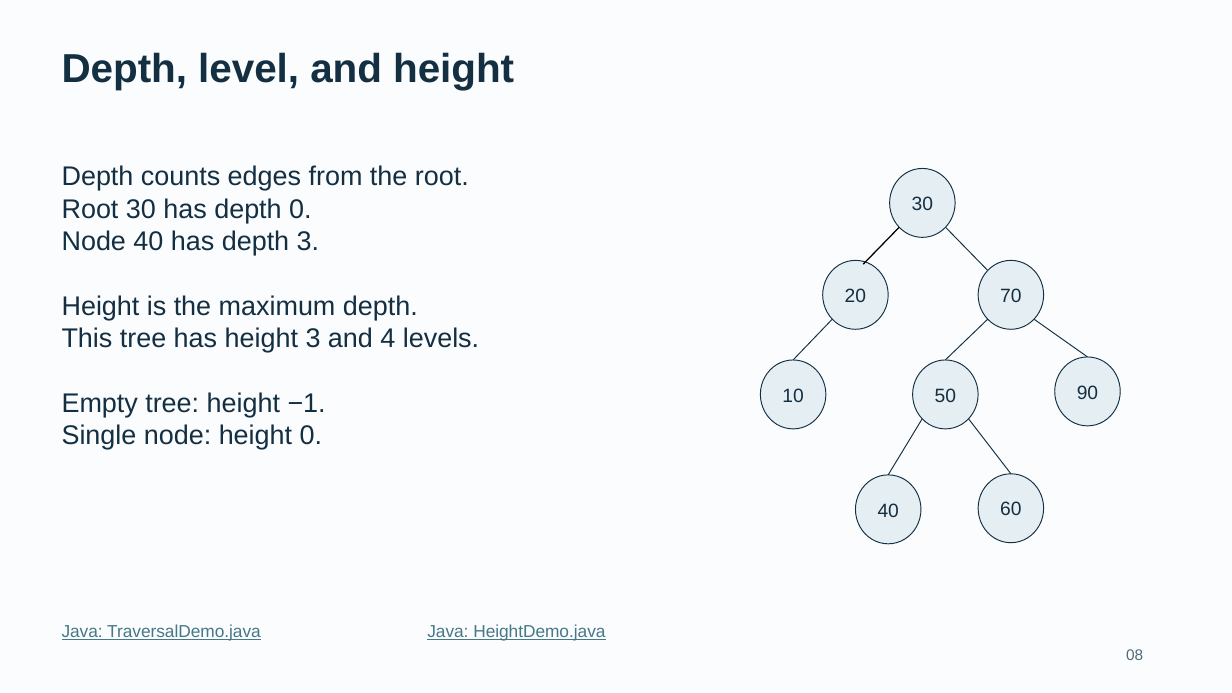
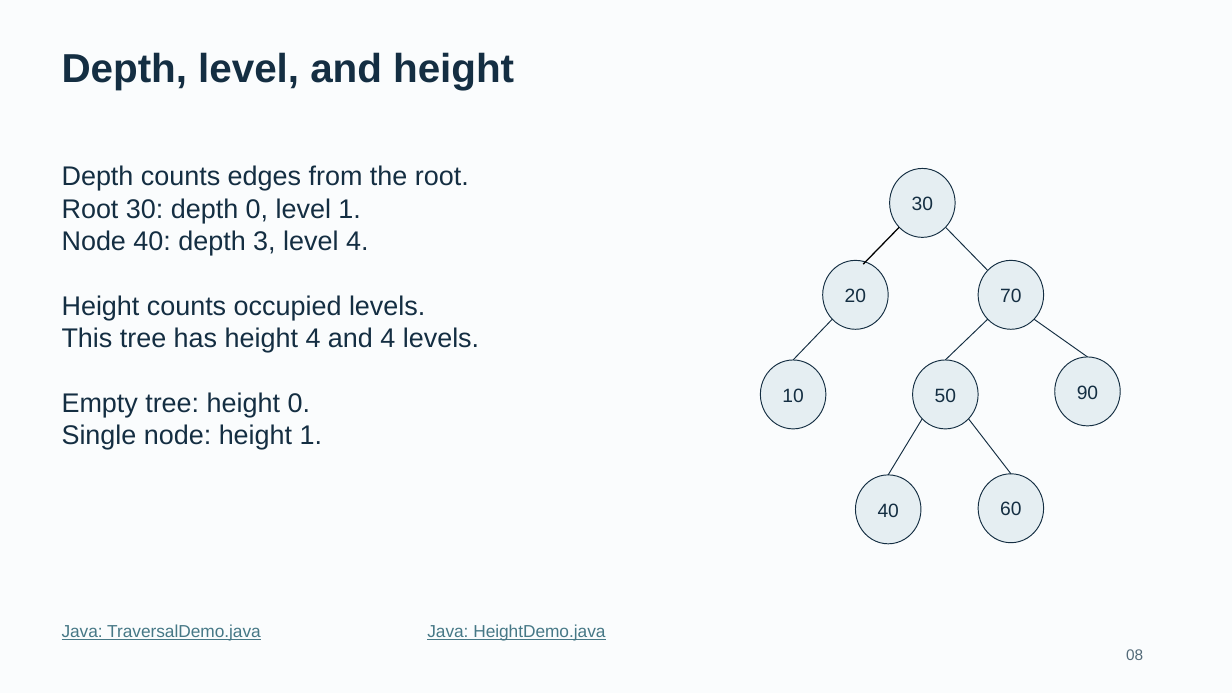
Before and after one commit to bzartoshty/bzartoshty.github.io, a slide deck: slide 8 of COMP182/Lectures/Lecture10/Lecture10_BST_Linked.pptx. Drawn at 1232x693 pixels with LibreOffice and Linux fonts; fonts in the diff are those of the drawing. Boxes give left, top, right and bottom in pixels: in the first picture for what was removed or moved away, otherwise in the second. Text is boxed around its words. In the diff, an @@ line names an element or a change of style, - is before the commit and + after.

Commit message:
Use empty-tree height zero in COMP182 and COMP282 BST materials
Update the linked slides and PDFs, height formulas and quiz solutions, Java height examples, and documentation. Preserve existing iterator examples. Implement level-counting getHeight in the older COMP282 tree classes and add height convention checks.

```diff
--- a/COMP182/Lectures/Lecture10/Lecture10_BST_Linked.pptx
+++ b/COMP182/Lectures/Lecture10/Lecture10_BST_Linked.pptx
@@ text at (x1=62, y1=198, x2=479, y2=449): text changed @@
-Root 30 has depth 0.
-Node 40 has depth 3.
-Height is the maximum depth.
-This tree has height 3 and 4 levels.
-Empty tree: height −1.
-Single node: height 0.
+Root 30: depth 0, level 1.
+Node 40: depth 3, level 4.
+Height counts occupied levels.
+This tree has height 4 and 4 levels.
+Empty tree: height 0.
+Single node: height 1.
```
Also in this commit, not shown: 13 other slides changed, 17 other files.
